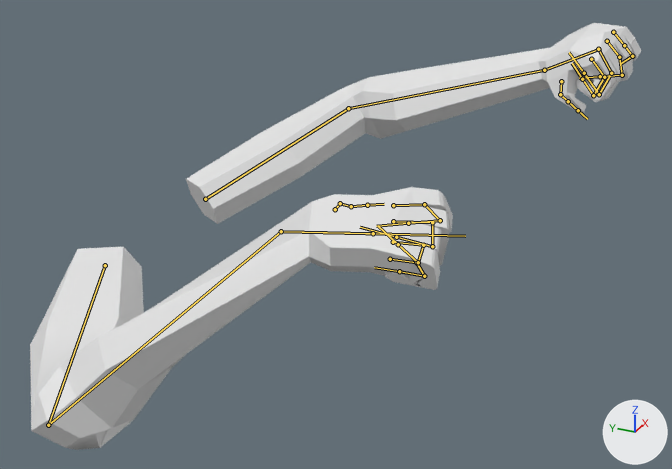
A saved change to the FBX model Assets/Art/blend/arms_01.fbx.
Both versions are drawn from a 50 mm lens placed at (-1.617, -1.182, 2.406), pointed at (-0.01, -0.458, 1.602). The axes (+X, +Y, +Z) are drawn at lower right. The lights are the same throughout. The picture after the commit comes second. Both versions are drawn at frame 1 of the action 'Human FPS|Melee_Attack_01'; the numbers are the values there. The bones that change, and the others that lie on the model, are drawn over the model as lines.

Objects in the first picture: 'Arms'.
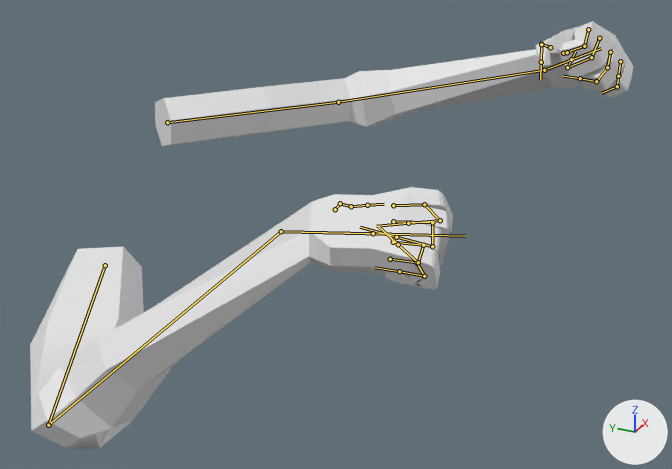
Boxes [x1, y1, x2, y2] around the edits, measured in the pictures (672 x 469 px):
'Arms', posed: before [30, 23, 641, 450]; after [30, 21, 633, 450]
bone 'Bicep.L', root to tip: before (205, 199) to (348, 108); after (167, 122) to (338, 102)
bone 'Forearm.L', root to tip: before (348, 108) to (544, 70); after (338, 102) to (544, 70)

The change, as a diff of the scene's bpy script:
```diff
--- a/Assets/Art/blend/arms_01.fbx.py
+++ b/Assets/Art/blend/arms_01.fbx.py
@@ bone_bicep_l @@
 bone_bicep_l = bpy.data.objects['Human FPS'].pose.bones['Bicep.L']  # child of 'Root'
-bone_bicep_l.location = (0.0, 0.0, 0.0)
-bone_bicep_l.rotation_quaternion = (0.935, 0.303, -0.118, 0.14)  # degrees (34, -18, 12)
+bone_bicep_l.location = (-0.205, -0.042, -0.067)
+bone_bicep_l.rotation_quaternion = (0.924, 0.341, -0.157, -0.078)  # degrees (42, -14, -15)
@@ bone_forearm_l @@
 bone_forearm_l = bpy.data.objects['Human FPS'].pose.bones['Forearm.L']  # child of 'Bicep.L'
-bone_forearm_l.rotation_quaternion = (0.911, 0.412, 0.0, 0.0)  # degrees (49, 0, 0)
+bone_forearm_l.rotation_quaternion = (0.934, 0.357, 0.0, 0.0)  # degrees (42, 0, 0)
@@ bone_palm_l @@
 bone_palm_l = bpy.data.objects['Human FPS'].pose.bones['Palm.L']  # child of 'Forearm.L'
-bone_palm_l.rotation_quaternion = (0.969, 0.197, 0.0, 0.148)  # degrees (22, -3, 17)
+bone_palm_l.rotation_quaternion = (0.884, 0.305, -0.354, -0.039)  # degrees (45, -37, -21)
```
